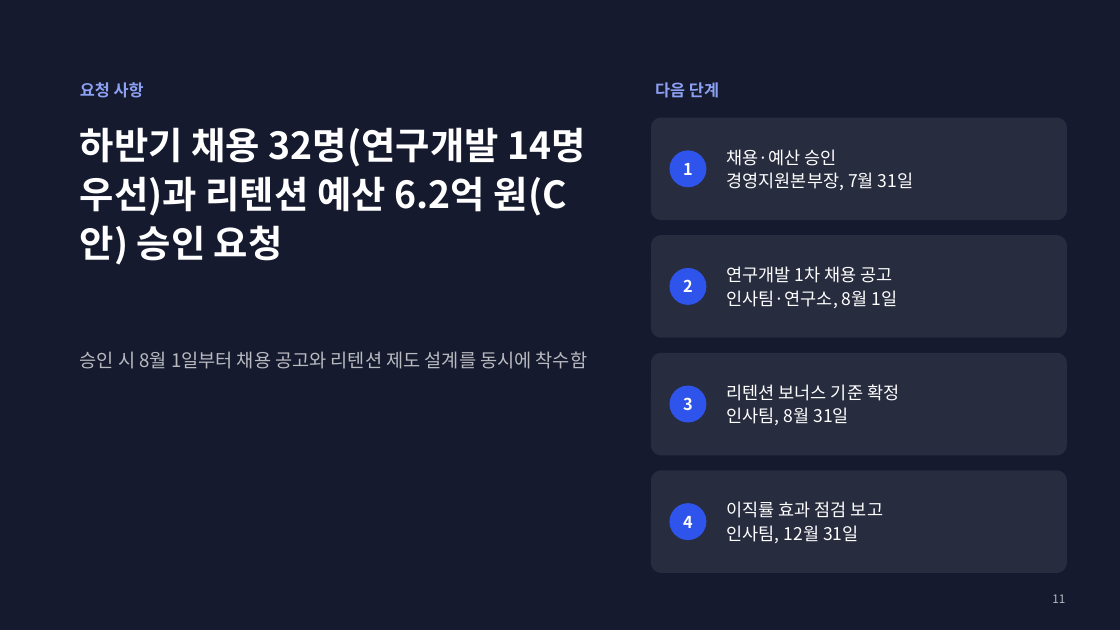
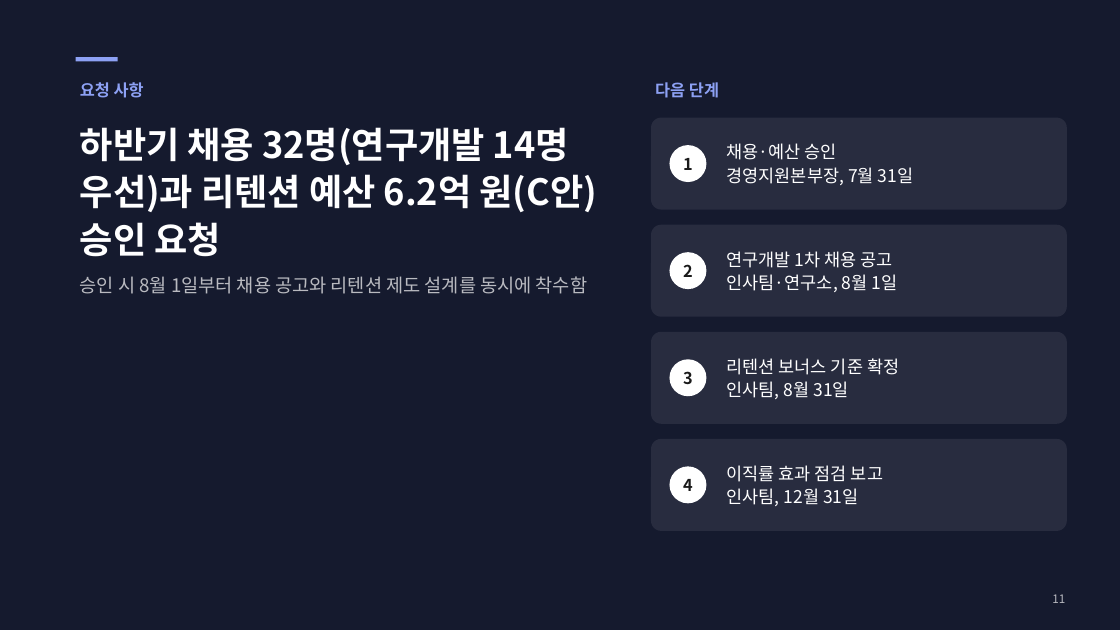
Before and after one commit to coindesktop/Awesome-PPT-SKILL, a slide deck: slide 11 of examples/hr-report/deck.pptx. Drawn at 1120x630 pixels with LibreOffice and Linux fonts; fonts in the diff are those of the drawing. Boxes give left, top, right and bottom in pixels: in the first picture for what was removed or moved away, otherwise in the second. Text is boxed around its words. In the diff, an @@ line names an element or a change of style, - is before the commit and + after.

```diff
--- a/examples/hr-report/deck.pptx
+++ b/examples/hr-report/deck.pptx
@@ rectangle added at box(76, 57, 118, 61), fill #8DA1F4 @@
@@ title "하반기 채용 32명(연구개발 14명 우선)과 ..." at box(80, 127, 597, 257): size 32 to 31 pt @@
@@ rounded rectangle: place and size @@
-rounded rectangle at box(651, 118, 1067, 220)
+rounded rectangle at box(651, 118, 1067, 209)
@@ ellipse "1": place and size @@
-ellipse "1" at box(670, 150, 707, 187)
+ellipse "1" at box(670, 145, 707, 182)
@@ text "채용·예산 승인": place and size @@
-text "채용·예산 승인" at box(727, 149, 914, 190)
+text "채용·예산 승인" at box(727, 143, 914, 185)
@@ rounded rectangle: place and size @@
-rounded rectangle at box(651, 235, 1067, 338)
+rounded rectangle at box(651, 224, 1067, 316)
@@ text "연구개발 1차 채용 공고": place and size @@
-text "연구개발 1차 채용 공고" at box(727, 266, 898, 308)
+text "연구개발 1차 채용 공고" at box(727, 251, 898, 292)
@@ ellipse "2": place and size @@
-ellipse "2" at box(670, 268, 707, 305)
+ellipse "2" at box(670, 252, 707, 289)
@@ text "승인 시 8월 1일부터 채용 ...": place and size @@
-text "승인 시 8월 1일부터 채용 ..." at box(80, 351, 587, 369)
+text "승인 시 8월 1일부터 채용 ..." at box(80, 276, 587, 294)
@@ rounded rectangle: place and size @@
-rounded rectangle at box(651, 353, 1067, 455)
+rounded rectangle at box(651, 332, 1067, 423)
@@ text "리텐션 보너스 기준 확정": place and size @@
-text "리텐션 보너스 기준 확정" at box(727, 384, 899, 425)
+text "리텐션 보너스 기준 확정" at box(727, 358, 899, 399)
@@ ellipse "3": place and size @@
-ellipse "3" at box(670, 386, 707, 423)
+ellipse "3" at box(670, 360, 707, 397)
@@ proportions changed in 4 elements at box(651, 118, 1067, 209), box(651, 224, 1067, 316), box(651, 332, 1067, 423), box(651, 439, 1067, 530) @@
@@ rounded rectangle: place and size @@
-rounded rectangle at box(651, 471, 1067, 573)
+rounded rectangle at box(651, 439, 1067, 530)
@@ text "이직률 효과 점검 보고": place and size @@
-text "이직률 효과 점검 보고" at box(727, 501, 883, 543)
+text "이직률 효과 점검 보고" at box(727, 465, 883, 506)
@@ text colour #FFFFFF to #1A1A1A; fill #2F54EB to #FFFFFF in 4 elements at box(670, 145, 707, 182), box(670, 252, 707, 289), box(670, 360, 707, 397), box(670, 466, 707, 503) @@
@@ ellipse "4": place and size @@
-ellipse "4" at box(670, 503, 707, 540)
+ellipse "4" at box(670, 466, 707, 503)
```
Also in this commit, not shown: 2 other slides changed, 43 other files.
